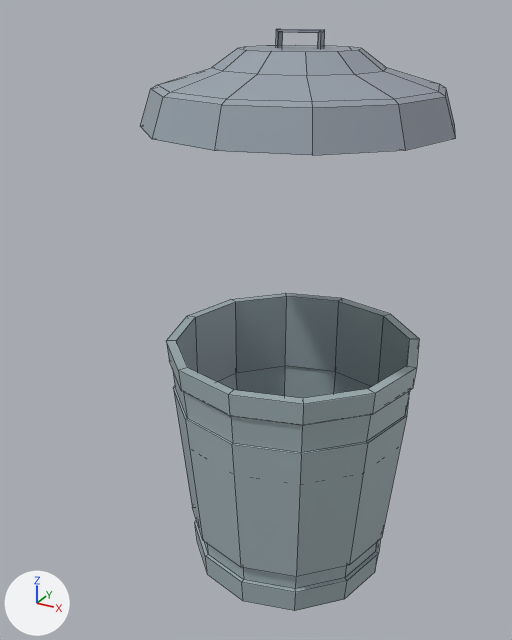
Before and after pictures for a commit that changed the FBX model Assets/Models/TrashCan 2.fbx.
One viewpoint serves both versions: a 50 mm lens placed at (2.19, -4.59, 3.39), pointed at (-0.12, -0.39, 1.3). The lights are fixed; the arrows at lower left show +X, +Y and +Z. Mesh edges are drawn as thin lines. Vertices at the same position are counted once.

Script lines for the objects in view, before the commit:
```python
me_cylinder = bpy.data.meshes.new('Cylinder')
me_cylinder.from_pydata(...)  # 144 vertices, 133 faces; spans x -1.0..1.0, y -1.0..1.0, z -1.0..1.0
me_cylinder.materials.append(mat_material)  # picture img_mainpallet_png
me_cylinder_001 = bpy.data.meshes.new('Cylinder.001')
me_cylinder_001.from_pydata(...)  # 92 vertices, 73 faces; spans x -1.1..1.1, y -1.1..1.1, z 2.65..3.27
me_cylinder_001.materials.append(mat_material)  # picture img_mainpallet_png
ob_can = bpy.data.objects.new('Can', me_cylinder)
ob_can.location = (0.0, 0.0, 0.0)
ob_lid = bpy.data.objects.new('Lid', me_cylinder_001)
ob_lid.location = (0.0, 0.0, 0.0)
```
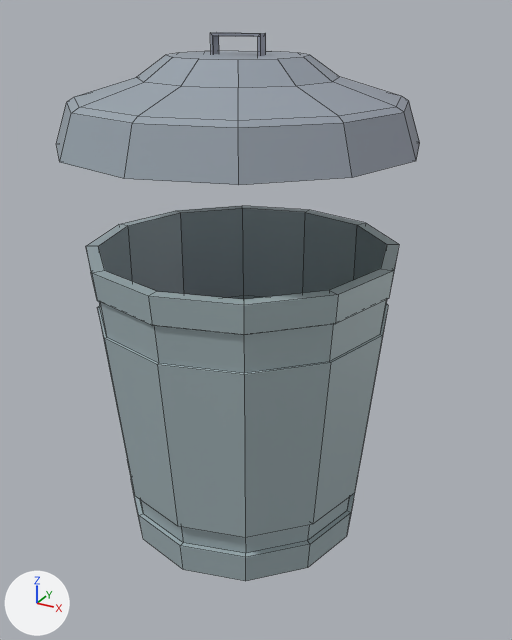
Where the newer file only moved an object's origin or applied its transform, the numbers keep the older frame.

What differs and where, as boxes (x1, y1, x2, y2) in the pictures (512 x 640 px):
'Can', turned, rescaled: before (166, 293, 419, 611); after (86, 206, 399, 581)
'Lid', mesh moved: before (140, 29, 456, 155); after (56, 32, 420, 185)

Patch to the scene script:
```diff
--- a/Assets/Models/TrashCan 2.fbx.py
+++ b/Assets/Models/TrashCan 2.fbx.py
@@ me_cylinder @@
 me_cylinder.from_pydata(...)  # 144 vertices, 133 faces; spans x -1.0..1.0, y -1.0..1.0, z -1.0..1.0
 # used by ob_can; location = (0.0, 0.0, 0.0)
+# me_cylinder part 2: the whole mesh is turned -90 degrees about the x axis through its middle and scaled by 100, then moved by (2.26, 100.92, 82.1)
 me_cylinder.materials.append(mat_material)
@@ me_cylinder_001 @@
 me_cylinder_001.from_pydata(...)  # 92 vertices, 73 faces; spans x -1.1..1.1, y -1.1..1.1, z 2.65..3.27
 # used by ob_lid; location = (0.0, 0.0, 0.0)
+# me_cylinder_001 part 1: the whole mesh is moved by (0.0, -0.82, 0.0)
 me_cylinder_001.materials.append(mat_material)
@@ ob_can @@
 ob_can.location = (0.0, 0.0, 0.0)
+ob_can.rotation_euler = (1.571, 0.0, 0.0)  # degrees (90, 0, 0)
+ob_can.scale = (0.01, 0.01, 0.01)
```
